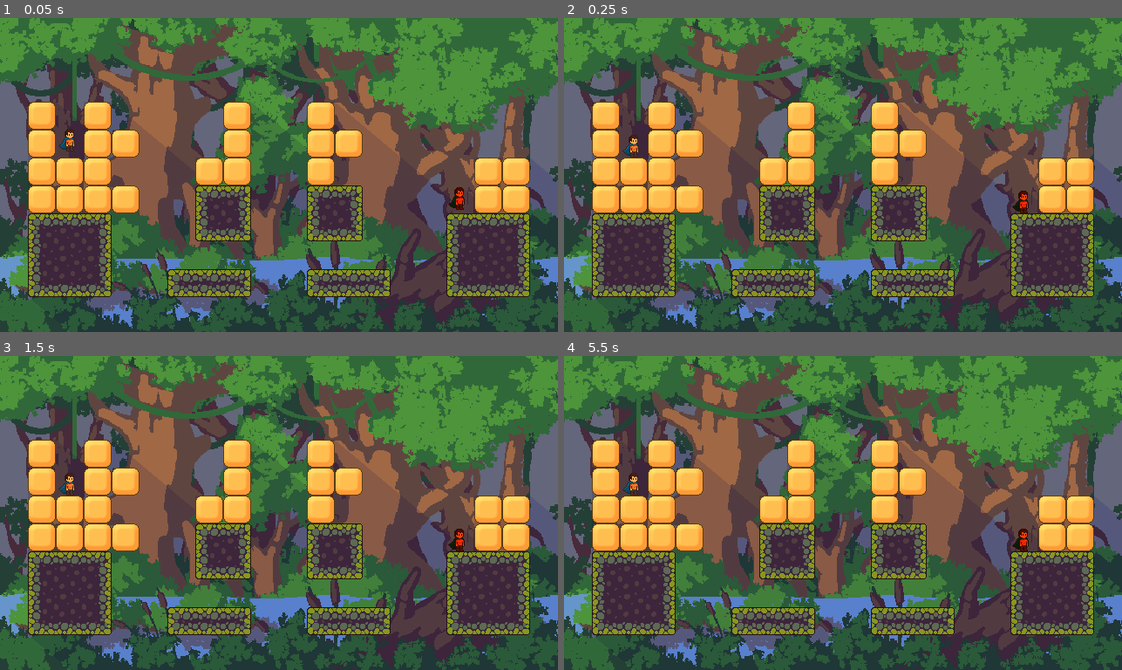
Above: before the commit, frames 1-4 (two rows, left to right).
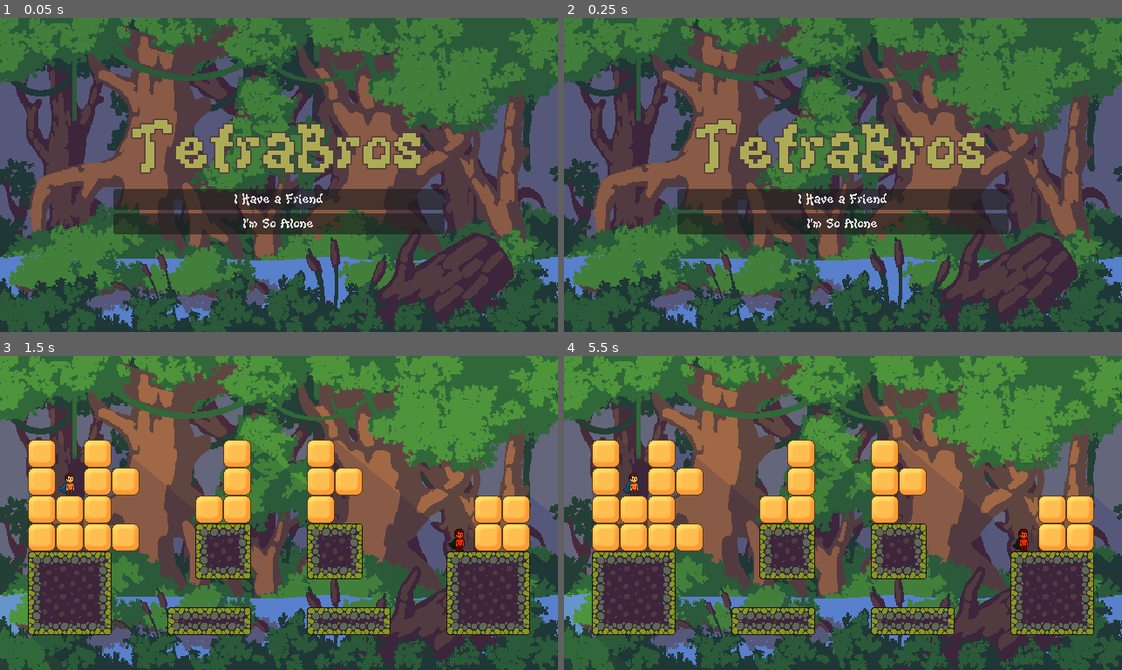
Above: after the commit, the same moments.

Repository: Elagoht/TetraBros
Game: Godot game, scene res://levels/main_menu/MainMenu.tscn
Same seed, same stepped clock (60 frames per second), same inputs: the game is played once before the commit and once after it. Before the commit the project starts from res://levels/ArenaOne.tscn.
Inputs (mouse positions are in pixels of both pictures, inside the frame that each line leads up to):
- Up to frame 1 (0.05 s): no input
- Up to frame 2 (0.25 s): no input
- Up to frame 3 (1.5 s): click (279, 538) at 0.5 s, where only the run after the commit has a clickable "I Have a Friend"; tap Enter at 1.25 s
- Up to frame 4 (5.5 s): tap Space at 2, 3.5, 5 s; tap Enter at 2.75, 4.25 s

The runs differ from the first frame. In frame 1, 29% of the frame differs, in the area x 5-95%, y 26-89%; in frame 2, 29%; in frame 3, less than 0.1%; in frame 4, less than 0.1%.

Commit message:
feat: create main menu with play and quit buttons, add KiwiSoda font

Diff:
--- /dev/null
+++ b/levels/main_menu/MainMenu.tscn
@@ -0,0 +1,77 @@
+[gd_scene load_steps=8 format=3 uid="uid://cbrw6lijdpoon"]
+
+[ext_resource type="Texture2D" uid="uid://d1t00tktunkj5" path="res://environment/tilemaps/Background.png" id="1_u3gj5"]
+[ext_resource type="FontFile" uid="uid://lawbeh6q3yw7" path="res://fonts/KiwiSoda.ttf" id="2_g0bau"]
+[ext_resource type="Script" uid="uid://6iu5qp6ju8dq" path="res://levels/main_menu/button_quit.gd" id="4_n16n0"]
+
+[sub_resource type="LabelSettings" id="LabelSettings_0ui0g"]
+font = ExtResource("2_g0bau")
+font_size = 80
+font_color = Color(0.677905, 0.673213, 0.338941, 1)
+outline_size = 6
+outline_color = Color(0.321569, 0.231373, 0.25098, 1)
+
+[sub_resource type="Theme" id="Theme_g0bau"]
+default_font = ExtResource("2_g0bau")
+
+[sub_resource type="GDScript" id="GDScript_ahxuy"]
+script/source = "extends Button
+
+func _on_pressed() -> void:
+	get_tree().change_scene_to_file(\"res://levels/ArenaOne.tscn\")
+"
+
+[sub_resource type="Theme" id="Theme_8wp8n"]
+default_font = ExtResource("2_g0bau")
+
+[node name="Control" type="Control"]
+layout_mode = 3
+anchors_preset = 15
+anchor_right = 1.0
+anchor_bottom = 1.0
+grow_horizontal = 2
+grow_vertical = 2
+
+[node name="Background" type="Sprite2D" parent="."]
+position = Vector2(320, 180)
+scale = Vector2(1.11111, 1.11111)
+texture = ExtResource("1_u3gj5")
+
+[node name="VBoxContainer" type="VBoxContainer" parent="."]
+layout_mode = 1
+anchors_preset = 8
+anchor_left = 0.5
+anchor_top = 0.5
+anchor_right = 0.5
+anchor_bottom = 0.5
+offset_left = -190.0
+offset_top = -120.0
+offset_right = 190.0
+offset_bottom = 120.0
+grow_horizontal = 2
+grow_vertical = 2
+alignment = 1
+
+[node name="Label" type="Label" parent="VBoxContainer"]
+layout_mode = 2
+text = "TetraBros"
+label_settings = SubResource("LabelSettings_0ui0g")
+horizontal_alignment = 1
+vertical_alignment = 1
+
+[node name="Play" type="Button" parent="VBoxContainer"]
+layout_mode = 2
+tooltip_text = "This game requires exact 2 players to be played."
+theme = SubResource("Theme_g0bau")
+text = "I Have a Friend"
+script = SubResource("GDScript_ahxuy")
+
+[node name="Quit" type="Button" parent="VBoxContainer"]
+layout_mode = 2
+tooltip_text = "This game requires exact 2 players to be played."
+theme = SubResource("Theme_8wp8n")
+text = "I'm So Alone"
+script = ExtResource("4_n16n0")
+
+[connection signal="pressed" from="VBoxContainer/Play" to="VBoxContainer/Play" method="_on_pressed"]
+[connection signal="pressed" from="VBoxContainer/Quit" to="VBoxContainer/Quit" method="_on_pressed"]
--- /dev/null
+++ b/levels/main_menu/button_play.gd
@@ -0,0 +1,4 @@
+extends Button
+
+func _on_pressed() -> void:
+	get_tree().change_scene_to_file("res://levels/ArenaOne.tscn")
--- /dev/null
+++ b/levels/main_menu/button_quit.gd
@@ -0,0 +1,4 @@
+extends Button
+
+func _on_pressed() -> void:
+	get_tree().quit()
--- a/project.godot
+++ b/project.godot
@@ -11,7 +11,7 @@
 [application]
 
 config/name="TetraBros"
-run/main_scene="uid://ckqx7wils74w3"
+run/main_scene="uid://cbrw6lijdpoon"
 config/features=PackedStringArray("4.4", "GL Compatibility")
 config/icon="res://icon.svg"
 
Binary file added: fonts/KiwiSoda.ttf
Not shown, added: fonts/KiwiSoda.ttf.import
Not shown, added: levels/main_menu/button_play.gd.uid
Not shown, added: levels/main_menu/button_quit.gd.uid
